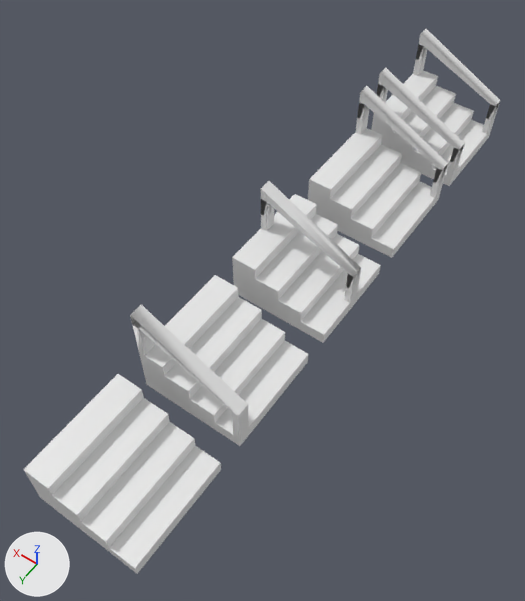
The OBJ model src/main/resources/modelDesignData/stairs/part3.obj as it was, and as the next commit left it.
Before and after are seen from a 50 mm camera at (-0.526, 0.26, 1.642) aimed at (0.192, -0.746, 0.063). The axes (+X, +Y, +Z) are drawn at lower left. The lights are the same throughout. The first picture is the older version. Where no turn or scale is listed for an object, it has been applied to the vertices. Vertices at exactly the same position are counted once.

The scene before the commit, as lines of its bpy script (objects in view):
```python
me_default_stair = bpy.data.meshes.new('Default_Stair')
me_default_stair.from_pydata(...)  # 38 vertices, 72 faces; spans x 0.0..0.305, y -0.305..0.0, z 0.0..0.152
me_default_stair_002 = bpy.data.meshes.new('Default_Stair.002')
me_default_stair_002.from_pydata(...)  # 95 vertices, 197 faces; spans x 0.0..0.305, y -1.067..-0.762, z 0.0..0.305
me_default_stair_003 = bpy.data.meshes.new('Default_Stair.003')
me_default_stair_003.from_pydata(...)  # 93 vertices, 189 faces; spans x 0.0..0.305, y -0.686..-0.381, z 0.0..0.305
me_default_stair_004 = bpy.data.meshes.new('Default_Stair.004')
me_default_stair_004.from_pydata(...)  # 71 vertices, 150 faces; spans x 0.0..0.305, y -1.448..-1.143, z 0.0..0.305
me_default_stair_005 = bpy.data.meshes.new('Default_Stair.005')
me_default_stair_005.from_pydata(...)  # 102 vertices, 218 faces, 2 loose edges; spans x 0.0..0.305, y -1.829..-1.524, z 0.0..0.305
ob_default_stair = bpy.data.objects.new('Default_Stair', me_default_stair)
ob_default_stair.location = (0.0, 0.0, 0.0)
ob_default_stair_002 = bpy.data.objects.new('Default_Stair.002', me_default_stair_002)
ob_default_stair_002.location = (0.0, 0.0, 0.0)
ob_default_stair_003 = bpy.data.objects.new('Default_Stair.003', me_default_stair_003)
ob_default_stair_003.location = (0.0, 0.0, 0.0)
ob_default_stair_004 = bpy.data.objects.new('Default_Stair.004', me_default_stair_004)
ob_default_stair_004.location = (0.0, 0.0, 0.0)
ob_default_stair_005 = bpy.data.objects.new('Default_Stair.005', me_default_stair_005)
ob_default_stair_005.location = (0.0, 0.0, 0.0)
```
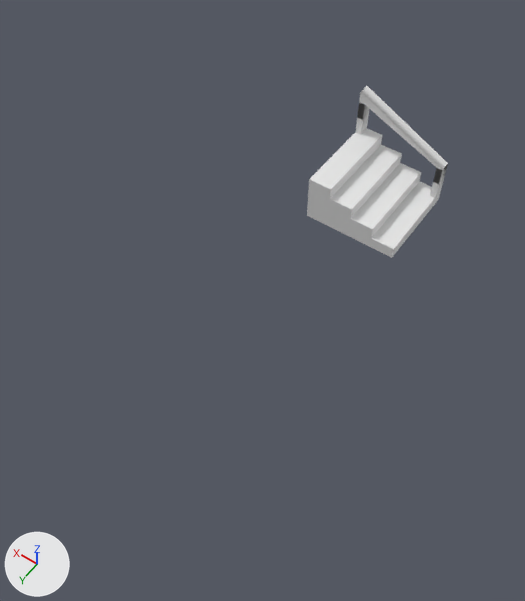
Changed parts and their boxes (x1, y1, x2, y2) in the pictures (525 x 601 px):
'Default_Stair', deleted: before (23, 374, 221, 574)
'Default_Stair.003', deleted: before (130, 275, 308, 446)
'Default_Stair.002', deleted: before (232, 181, 381, 343)
'Default_Stair.005', deleted: before (371, 29, 500, 186)
part 1 of me_default_stair_004, cut back: before (308, 93, 448, 245); after (307, 93, 448, 245)

The change in detail:
Material 'Stairs' (mat_stairs) is new.
Its base color is (0.8, 0.8, 0.8) (white #e7e7e7).
me_default_stair_004 is used by ob_default_stair_004; location (0.0, 0.0, 0.0).
me_default_stair_004 had 71 vertices, 150 faces and spanned x 0.0..0.305, y -1.448..-1.143, z 0.0..0.305.
me_default_stair_004 now has 71 vertices, 64 faces and spans x 0.0..0.305, y -1.448..-1.143, z 0.0..0.305.
Part 1, on me_default_stair_004:
150 faces are deleted.
64 new faces join them.
me_default_stair_004 gains material mat_stairs (white #e7e7e7).
Object 'Default_Stair' (ob_default_stair) is deleted.
Object 'Default_Stair.002' (ob_default_stair_002) is deleted.
Object 'Default_Stair.003' (ob_default_stair_003) is deleted.
Object 'Default_Stair.005' (ob_default_stair_005) is deleted.
